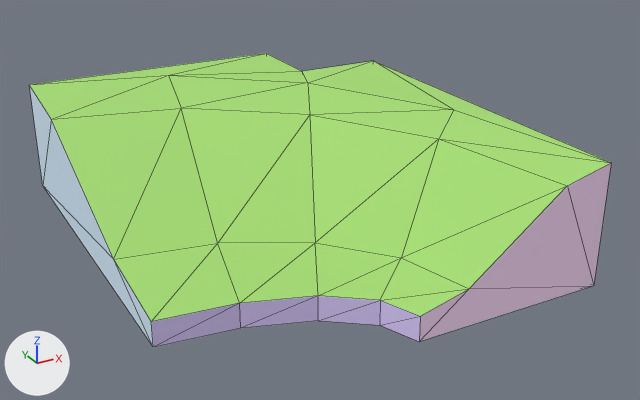
An edit to the glTF model atoms/Grass_Hill_Grade_Transition_Curve_Inner_4x5.glb, drawn before and after from the same camera.
Rendered twice from a 50 mm camera at (-333.0, -772.0, 412.0) aimed at (77.0, -27.0, 39.0). The axes (+X, +Y, +Z) are drawn at lower left. The lights are the same throughout. The first picture is the older version. Mesh edges are drawn as thin lines. Where no turn or scale is listed for an object, it has been applied to the vertices. Vertices at exactly the same position are counted once.

The first picture shows 'Grass_Hill_Grade_Transition_Curve_Inner_4x5'.
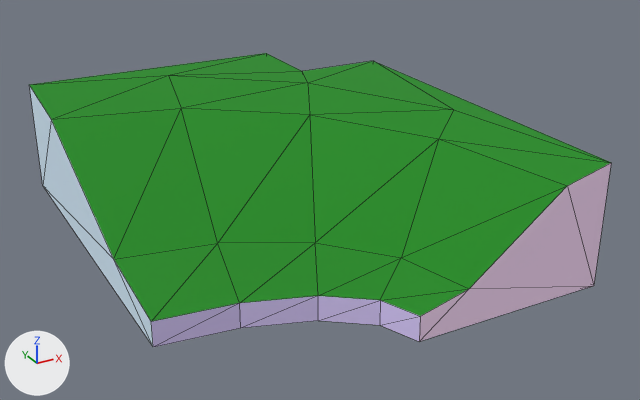
Location of each change, (x1, y1, x2, y2) in pixels of the pictures (640 x 400 px):
```json
{"object": "Grass_Hill_Grade_Transition_Curve_Inner_4x5", "change": "surface changed", "before": [29, 53, 611, 324], "after": [29, 53, 611, 324], "on screen": "darker"}
{"part": 1, "of": "me_object448", "change": "surface changed", "before": [30, 53, 611, 321], "after": [30, 53, 611, 321], "on screen": "darker"}
```

The change, as JSON lines over the scene's bpy script:
```json
{"op": "add", "block": "img_colormap", "code": ["img_colormap = load_image('colormap', '../textures/colormap.png', 512, 512, 'sRGB')"]}
{"op": "remove", "block": "mat_grass", "code": "mat_grass.base_color = (0.388, 0.729, 0.18)  # green #a7de76"}
{"op": "add", "block": "mat_grass", "code": "mat_grass.texture = img_colormap"}
{"block": "me_object448", "where": "me_object448.from_pydata(...)  # 33 vertices, 62 faces; spans x -150.0..250.0, y -250.0..250.0, z 0.0..125.0"}
{"block": "me_object448", "where": "# used by ob_grass_hill_grade_transition_curve_inner_4x5; location = (0.0, 0.0, 0.0)"}
{"block": "me_object448", "change": "me_object448 part 1: texture (UV) coordinates of 30 of 62 faces, centred in x -118.0..240.0, y -237.0..237.0, z 29.0..125.0, changed; they spanned u 0.0..1.0, v 0.0..1.0 and now span u 0.28..0.28, v 0.75..0.75"}
```
